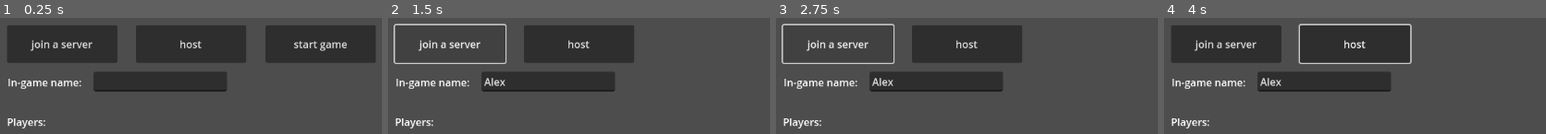
Above: before the commit, frames 1-4 (left to right).
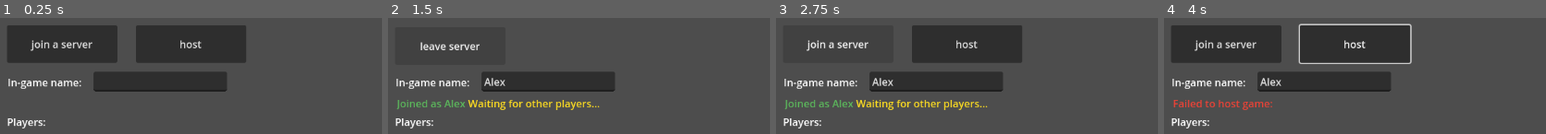
Above: after the commit, the same moments.

Repository: tokaisuDev/UNO-on-Godot
Game: Godot game, scene res://scenes/main_menu.tscn
Two runs of this game, one before a commit and one after it. Both use one fixed random seed, a clock stepped at 60 frames per second and the inputs below. This scene is started directly instead of the project's main scene.
Inputs (mouse positions are in pixels of both pictures, inside the frame that each line leads up to):
- Up to frame 1 (0.25 s): no input
- Up to frame 2 (1.5 s): click (548, 81) at 0.52 s; type "Alex" at 0.6 s; click "join a server" at 1.25 s
- Up to frame 3 (2.75 s): click (837, 45) at 2 s, where only the run after the commit has a clickable "leave server"
- Up to frame 4 (4 s): click "host" at 2.75 s; move the mouse to (outside the picture) at 3.52 s; click (outside the picture) at 3.67 s

The runs differ from the first frame. In frame 1, 9.0% of the frame differs, in the area x 69-99%, y 6-39%; in frame 2, 13%, in the area x 1-65%, y 4-80%; in frame 3, 2.8%; in frame 4, 0.8%.
Error before the commit: Parse Error: Identifier "own_info" not declared in the current scope. (res://scripts/lobby.gd:22)
Error after the commit: Trying to return value of type "int" from a function whose return type is "String". (res://scripts/lobby.gd:57)

Commit message:
lobby finished; next up: UI & game mechanics

Diff:
--- a/scenes/main_game.tscn
+++ b/scenes/main_game.tscn
@@ -1,18 +1,15 @@
 [gd_scene load_steps=7 format=3 uid="uid://da3av2ntkyd3k"]
 
 [ext_resource type="PackedScene" uid="uid://0qd45loq3uly" path="res://scenes/ui.tscn" id="1_s3esy"]
-[ext_resource type="PackedScene" uid="uid://dqpwnuo7mq7eq" path="res://scenes/board.tscn" id="2_72e8q"]
 [ext_resource type="PackedScene" uid="uid://c3vxru085k6u5" path="res://scenes/Card.tscn" id="3_0rdsr"]
 [ext_resource type="PackedScene" uid="uid://d3ema2b36ytps" path="res://scenes/hand.tscn" id="4_ipu61"]
 [ext_resource type="PackedScene" uid="uid://c8rabjewwm8nm" path="res://scenes/manager.tscn" id="5_ipu61"]
+[ext_resource type="Texture2D" uid="uid://cnm50q5f8of8t" path="res://assets/cards/back_cover.png" id="6_wi4c7"]
 [ext_resource type="PackedScene" uid="uid://ccf2khu5glc8h" path="res://scenes/basic_card.tscn" id="6_ygxny"]
 
 [node name="Main Game" type="Node2D"]
 
 [node name="UI" parent="." instance=ExtResource("1_s3esy")]
-visible = false
-
-[node name="Board" parent="." instance=ExtResource("2_72e8q")]
 visible = false
 
 [node name="Card" parent="." instance=ExtResource("3_0rdsr")]
@@ -25,11 +22,11 @@
 [node name="Manager" parent="." instance=ExtResource("5_ipu61")]
 
 [node name="Button" type="Button" parent="."]
-offset_left = 330.0
-offset_top = 159.0
-offset_right = 396.0
-offset_bottom = 205.0
-text = "new card"
+offset_left = 142.0
+offset_top = 66.0
+offset_right = 316.0
+offset_bottom = 331.0
+icon = ExtResource("6_wi4c7")
 
 [node name="Basic Card" parent="." instance=ExtResource("6_ygxny")]
 
--- a/scenes/main_menu.tscn
+++ b/scenes/main_menu.tscn
@@ -29,7 +29,17 @@
 offset_bottom = 116.0
 text = "host"
 
+[node name="leave_button" type="Button" parent="."]
+visible = false
+layout_mode = 0
+offset_left = 83.0
+offset_top = 60.0
+offset_right = 255.0
+offset_bottom = 119.0
+text = "leave server"
+
 [node name="start_game_btn" type="Button" parent="."]
+visible = false
 layout_mode = 0
 offset_left = 486.0
 offset_top = 57.0
@@ -78,4 +88,5 @@
 
 [connection signal="button_down" from="join_button" to="." method="_on_join_button_button_down"]
 [connection signal="button_down" from="host_button" to="." method="_on_host_button_button_down"]
+[connection signal="button_down" from="leave_button" to="." method="_on_leave_button_button_down"]
 [connection signal="button_down" from="start_game_btn" to="." method="_on_start_game_btn_button_down"]
--- /dev/null
+++ b/scenes/test.gd
@@ -0,0 +1,5 @@
+extends Node2D
+
+
+func _on_button_button_down() -> void:
+	$Hand.spawn_card_with_slide("blue", "5")
--- a/scenes/test.tscn
+++ b/scenes/test.tscn
@@ -1,8 +1,11 @@
-[gd_scene load_steps=2 format=3 uid="uid://el1jlkfohtkc"]
+[gd_scene load_steps=4 format=3 uid="uid://el1jlkfohtkc"]
 
 [ext_resource type="PackedScene" uid="uid://ccf2khu5glc8h" path="res://scenes/basic_card.tscn" id="1_errlg"]
+[ext_resource type="Script" uid="uid://yr6gkomighqb" path="res://scenes/test.gd" id="1_iyx0m"]
+[ext_resource type="PackedScene" uid="uid://d3ema2b36ytps" path="res://scenes/hand.tscn" id="3_74lek"]
 
 [node name="test" type="Node2D"]
+script = ExtResource("1_iyx0m")
 
 [node name="Button" type="Button" parent="."]
 offset_left = 37.0
@@ -14,4 +17,7 @@
 [node name="Basic Card" parent="." instance=ExtResource("1_errlg")]
 position = Vector2(532, 502)
 
-[connection signal="pressed" from="Button" to="Basic Card" method="_on_button_pressed"]
+[node name="Hand" parent="." instance=ExtResource("3_74lek")]
+position = Vector2(538, 501)
+
+[connection signal="button_down" from="Button" to="." method="_on_button_button_down"]
--- a/scenes/ui.tscn
+++ b/scenes/ui.tscn
@@ -1,8 +1,30 @@
-[gd_scene format=3 uid="uid://0qd45loq3uly"]
+[gd_scene load_steps=2 format=3 uid="uid://0qd45loq3uly"]
+
+[ext_resource type="Texture2D" uid="uid://cnm50q5f8of8t" path="res://assets/cards/back_cover.png" id="1_nt7q6"]
 
 [node name="UI" type="CanvasLayer"]
 
 [node name="ColorRect" type="ColorRect" parent="."]
-offset_right = 1152.0
-offset_bottom = 648.0
+anchors_preset = 15
+anchor_right = 1.0
+anchor_bottom = 1.0
+grow_horizontal = 2
+grow_vertical = 2
 color = Color(0.391869, 0.616211, 0.269121, 1)
+
+[node name="PlayerInfo" type="Label" parent="."]
+offset_left = 948.0
+offset_top = 566.0
+offset_right = 1112.0
+offset_bottom = 618.0
+
+[node name="Button" type="Button" parent="."]
+anchors_preset = -1
+anchor_left = 0.138
+anchor_top = 0.115
+anchor_right = 0.172
+anchor_bottom = 0.115
+offset_right = 8.0
+offset_bottom = 8.0
+icon = ExtResource("1_nt7q6")
+flat = true
--- a/scripts/lobby.gd
+++ b/scripts/lobby.gd
@@ -1,15 +1,16 @@
 extends Control
 
-signal player_connected()
-signal player_disconnected()
+signal player_connected(peer_id, player_info, is_server)
+signal player_disconnected(peer_id, name)
 signal server_disconnected()
 
 const PORT = 8080
-const ADDR = "192.168.1.99"
+const ADDR = "192.168.1.6"
 
 var players = {}
-
+var own_info = {"name" : null}
 var peer
+var players_loaded = 0
 
 func _ready():
 	multiplayer.peer_connected.connect(_on_player_connected)
@@ -25,18 +26,18 @@
 func register_player(player_info):
 	var new_id = multiplayer.get_remote_sender_id()
 	players[new_id] = player_info
-	player_connected.emit(new_id, player_info)
+	player_connected.emit(new_id, player_info, multiplayer.is_server())
 
 
 func _on_player_disconnected(id):
+	var player_name = players[id]["name"]
 	players.erase(id)
-	player_disconnected.emit()
+	player_disconnected.emit(id, player_name)
 
 func _on_connected_ok():
 	print("im connected")
 	var peer_id = multiplayer.get_unique_id()
 	players[peer_id] = own_info
-	player_connected.emit()
 
 func _on_connected_fail():
 	multiplayer.multiplayer_peer = null
@@ -44,18 +45,16 @@
 func _on_server_disconnected():
 	multiplayer.multiplayer_peer = null
 	players.clear()
-	#$err_text.bbcode_text = "[color=#ED4337]You have been disconnected from the server.[/color]"
+	server_disconnected.emit()
 
-func host_game() -> void:
-	#if $username_field.text == "":
-		#$err_text.bbcode_text = "[color=#ED4337]Please enter your in-game name before hosting.[/color]"
-		#return
-	own_info["name"] = $username_field.text
+func update_player_info(name):
+	own_info["name"] = name
+
+func host_game() -> String:
 	peer = ENetMultiplayerPeer.new()
 	var error = peer.create_server(PORT, 4)
-	if error != OK:
-		$err_text.text = "[color=#ED4337]Can't host: %s[/color]" % str(error)
-		return
+	if error:
+		return error
 
 	peer.get_host().compress(ENetConnection.COMPRESS_RANGE_CODER)
 
@@ -63,17 +62,35 @@
 
 	players[1] = own_info
 	print(players)
-	player_connected.emit()
-	$err_text.text = "[color=#5cb85c]You are now the host of a game.[/color] [color=FFDE21]Waiting for other players...[/color]"
+	return "OK"
 
-func join_game() -> void:
-	own_info["name"] = $username_field.text
+func join_game():
 	peer = ENetMultiplayerPeer.new()
-	peer.create_client(ADDR, PORT)
+	var error = peer.create_client(ADDR, PORT)
+	if error:
+		return error
+
 	peer.get_host().compress(ENetConnection.COMPRESS_RANGE_CODER)
 
 	multiplayer.multiplayer_peer = peer
+	return "OK"
 
+@rpc("call_local", "reliable")
 func start_game() -> void:
+	get_tree().change_scene_to_file("res://scenes/main_game.tscn")
 
-	pass # Replace with function body.
+@rpc("any_peer", "call_local", "reliable")
+func player_loaded():
+	if multiplayer.is_server():
+		players_loaded += 1
+		if players_loaded == players.size():
+			$/root/main_game.start_game()
+
+func leave_game():
+	multiplayer.multiplayer_peer.close()
+
+func get_players():
+	return players
+
+func get_info():
+	return own_info
--- a/scripts/main_menu.gd
+++ b/scripts/main_menu.gd
@@ -1,23 +1,93 @@
 extends Control
 
+var player_list
+var connected = false
+
+func _ready() -> void:
+	Lobby.player_connected.connect(_on_player_connect)
+	Lobby.player_disconnected.connect(_on_player_disconnect)
+	Lobby.server_disconnected.connect(_on_server_disconnect)
+
+func update_player_list():
+	player_list = Lobby.get_players()
+
+func show_players():
+	var final_text = ""
+	for player in player_list:
+		final_text += player_list[player]["name"] + '\n'
+	$Label.text = final_text
 
 func _on_join_button_button_down() -> void:
 	if $username_field.text == "":
 		$err_text.text = "[color=#ED4337]Please enter your in-game name before joining.[/color]"
 		return
 
+	$join_button.visible = false
 	$start_game_btn.visible = false
+	$host_button.visible = false
+	$leave_button.visible = true
 
+	connected = true
+	Lobby.update_player_info($username_field.text)
 	Lobby.join_game()
 
-	$err_text.text = "[color=#5cb85c]Joined server successfully![/color] [color=FFDE21]Waiting for other players...[/color]"
+	$err_text.text = "[color=#5cb85c]Joined as %s[/color] [color=FFDE21]Waiting for other players...[/color]" % $username_field.text
+	update_player_list()
+	show_players()
 
 func _on_host_button_button_down() -> void:
 	if $username_field.text == "":
 		$err_text.text = "[color=#ED4337]Please enter your in-game name before joining.[/color]"
 		return
 
+	Lobby.update_player_info($username_field.text)
+
+	var status = Lobby.host_game()
+	if status != "OK":
+		$err_text.text = "[color=#ED4337]Failed to host game: %s[/color]" % str(status)
+		return
+
+	connected = true
+
+	$join_button.visible = false
+	$host_button.visible = false
+	$start_game_btn.visible = true
+	$err_text.text = "[color=#5cb85c]You are now the host of a game.[/color] [color=FFDE21]Waiting for other players...[/color]"
+	update_player_list()
+	show_players()
+
+func _on_leave_button_button_down() -> void:
+	Lobby.leave_game()
+	connected = false
+
+	$leave_button.visible = false
+	$join_button.visible = true
+	$host_button.visible = true
 
 
 func _on_start_game_btn_button_down() -> void:
 	pass # Replace with function body.
+
+func _on_player_disconnect(pid, name):
+	if not connected:
+		return
+	$err_text.text = "%s has disconnected." % name
+	update_player_list()
+	show_players()
+
+func _on_player_connect(pid, info, is_server):
+	if info != Lobby.get_info() and is_server:
+		$err_text.text = "%s has joined the game." % info["name"]
+	update_player_list()
+	show_players()
+
+func _on_server_disconnect():
+	print("left")
+	$err_text.text = "You have been disconnected from the server."
+	player_list.clear()
+	connected = false
+
+	$leave_button.visible = false
+	$join_button.visible = true
+	$host_button.visible = true
+	show_players()
Not shown, added: scenes/test.gd.uid
